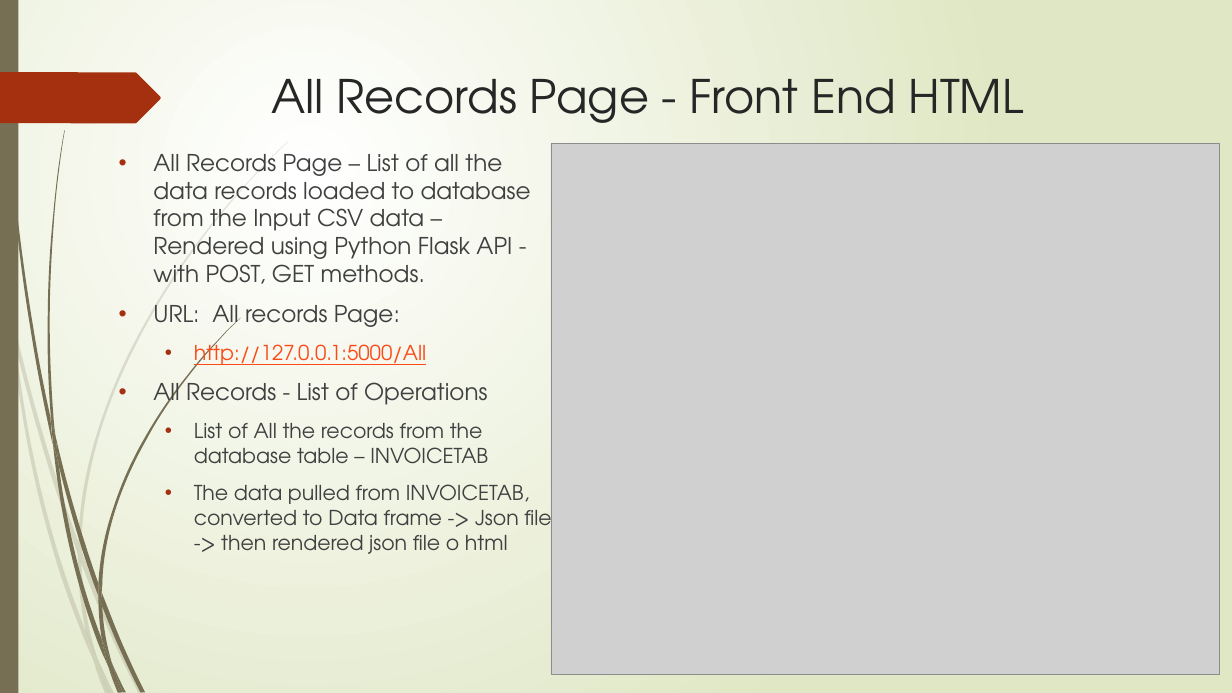
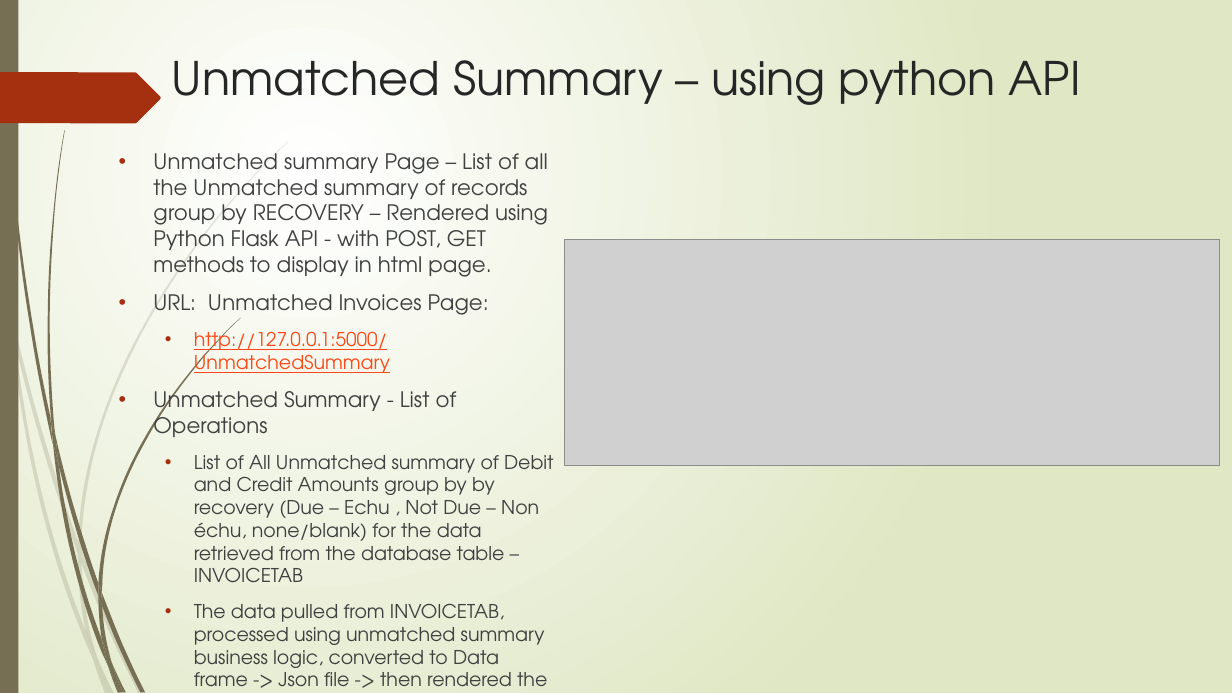
Before and after one commit to sureshcs0524/PythonProjects, a slide deck: slide 17 of Invoice Matching Application .pptx. Drawn at 1232x693 pixels with LibreOffice and Linux fonts; fonts in the diff are those of the drawing; grey boxes stand for pictures. Boxes give left, top, right and bottom in pixels: in the first picture for what was removed or moved away, otherwise in the second. Text is boxed around its words. In the diff, an @@ line names an element or a change of style, - is before the commit and + after.

Commit message:
Changes in Invoice Matching Applicaiton PPT

```diff
--- a/Invoice Matching Application .pptx
+++ b/Invoice Matching Application .pptx
@@ title added at [171, 60, 1081, 105], 36 pt, text #262626 @@
+Unmatched Summary – using python API
@@ title removed at [271, 79, 1024, 123] @@
-All Records Page - Front End HTML
@@ picture removed at [551, 144, 1220, 675] @@
@@ text at [153, 153, 554, 686]: text changed; size 18 to 14.8 pt @@
-• All Records Page – List of all the data records loaded to database from the Input CSV data – Rendered using Python Flask API - with POST, GET methods.
-• URL: All records Page:
-  • http://127.0.0.1:5000/All
-• All Records - List of Operations
-  • List of All the records from the database table – INVOICETAB
-  • The data pulled from INVOICETAB, converted to Data frame -> Json file -> then rendered json file o html
+• Unmatched summary Page – List of all the Unmatched summary of records group by RECOVERY – Rendered using Python Flask API - with POST, GET methods to display in html page.
+• URL: Unmatched Invoices Page:
+  • http://127.0.0.1:5000/UnmatchedSummary
+• Unmatched Summary - List of Operations
+  • List of All Unmatched summary of Debit and Credit Amounts group by by recovery (Due – Echu , Not Due – Non échu, none/blank) for the data retrieved from the database table – INVOICETAB
+  • The data pulled from INVOICETAB, processed using unmatched summary business logic, converted to Data frame -> Json file -> then rendered the json file to html
@@ picture added at [565, 240, 1220, 466] @@
```
Also in this commit, not shown: 7 other slides changed, 5 slides added, 4 slides removed, 1 other file.
